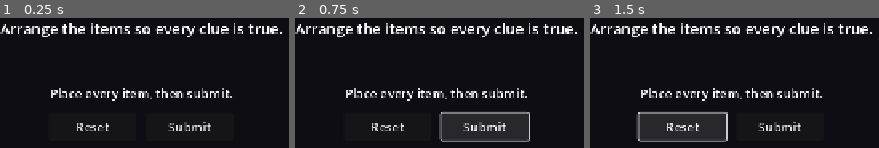
Above: before the commit, frames 1-3 (left to right).
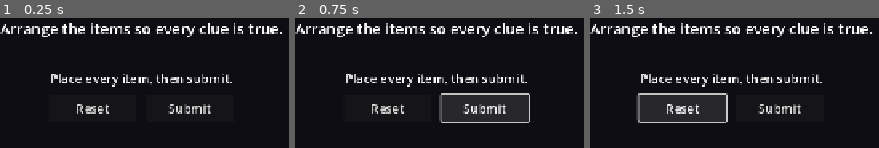
Above: after the commit, the same moments.

Repository: M-Mashreghi/MindForge
Game: Godot game, scene res://game/scenes/puzzles/logic/logic_renderer.tscn
The game is run twice, just before and just after one commit, with the same random seed, the same clock (stepped at 60 frames per second) and the same inputs. This scene is started directly instead of the project's main scene.
Inputs:
- Up to frame 1 (0.25 s): no input
- Up to frame 2 (0.75 s): click "Submit" at 0.5 s
- Up to frame 3 (1.5 s): click "Reset" at 1.25 s

The runs differ from the first frame. In frame 1, 5.9% of the frame differs, in the area x 17-81%, y 43-87%; in frame 2, 14%; in frame 3, 14%, in the area x 15-81%, y 43-96%.

Commit message:
fix(2.5): readable logic item buttons and focus after placing
- lay out each item's shape and name side by side (they overlapped)
- visible styled slots; placed items fade in the palette
- focus moves to the next unplaced item, then to Submit
- shared cell style helper for puzzle grids

Co-Authored-By: Claude Opus 5.5 (1M context) <noreply@anthropic.com>

Diff:
--- a/game/scenes/puzzles/logic/logic_renderer.gd
+++ b/game/scenes/puzzles/logic/logic_renderer.gd
@@ -9,9 +9,10 @@
 
 const SymbolGlyph := preload("res://game/scenes/puzzles/symbol_glyph.gd")
 const LogicBoard := preload("res://game/scripts/puzzles/logic_board.gd")
+const PuzzleStyles := preload("res://game/scenes/puzzles/puzzle_styles.gd")
 
-const SLOT_SIZE := Vector2(92, 92)
-const ITEM_SIZE := Vector2(132, 64)
+const SLOT_SIZE := Vector2(80, 80)
+const ITEM_SIZE := Vector2(140, 56)
 
 @onready var _clue_list: VBoxContainer = %ClueList
 @onready var _slot_row: HBoxContainer = %SlotRow
@@ -43,6 +44,8 @@
 		var slot := Button.new()
 		slot.custom_minimum_size = SLOT_SIZE
 		slot.focus_mode = Control.FOCUS_ALL
+		slot.add_theme_font_size_override("font_size", 26)
+		PuzzleStyles.apply_cell_style(slot)
 		slot.pressed.connect(_on_slot_pressed.bind(i))
 		var glyph := SymbolGlyph.new()
 		glyph.set_anchors_and_offsets_preset(Control.PRESET_FULL_RECT)
@@ -53,14 +56,27 @@
 		var button := Button.new()
 		button.custom_minimum_size = ITEM_SIZE
 		button.focus_mode = Control.FOCUS_ALL
-		button.text = "      " + _label(item)
-		button.alignment = HORIZONTAL_ALIGNMENT_LEFT
-		button.add_theme_font_size_override("font_size", 20)
+		button.tooltip_text = _label(item)
+		button.set_meta("item", item)
+		# Glyph + name laid out inside the button so they never overlap.
+		var row := HBoxContainer.new()
+		row.mouse_filter = Control.MOUSE_FILTER_IGNORE
+		row.set_anchors_and_offsets_preset(Control.PRESET_FULL_RECT)
+		row.offset_left = 8
+		row.add_theme_constant_override("separation", 6)
 		var glyph := SymbolGlyph.new()
 		glyph.symbol = item
-		glyph.position = Vector2(6, 8)
-		glyph.size = Vector2(48, 48)
-		button.add_child(glyph)
+		glyph.custom_minimum_size = Vector2(48, 48)
+		glyph.size_flags_vertical = Control.SIZE_SHRINK_CENTER
+		row.add_child(glyph)
+		var name_label := Label.new()
+		name_label.text = _label(item)
+		name_label.mouse_filter = Control.MOUSE_FILTER_IGNORE
+		name_label.vertical_alignment = VERTICAL_ALIGNMENT_CENTER
+		name_label.size_flags_vertical = Control.SIZE_FILL
+		name_label.add_theme_font_size_override("font_size", 20)
+		row.add_child(name_label)
+		button.add_child(row)
 		button.pressed.connect(_on_item_pressed.bind(item))
 		_item_row.add_child(button)
 		item_buttons.append(button)
@@ -95,6 +111,18 @@
 	if _input_enabled:
 		_feedback_text = ""
 		board.place(item)
+		_focus_next_control()
+
+
+## Keeps keyboard/controller focus on something usable after a placement:
+## the next unplaced item, or Submit once the board is full.
+func _focus_next_control() -> void:
+	for button in item_buttons:
+		if not button.disabled:
+			button.grab_focus()
+			return
+	if not _submit_button.disabled:
+		_submit_button.grab_focus()
 
 
 func _on_slot_pressed(slot: int) -> void:
@@ -123,8 +151,9 @@
 		slot_buttons[i].text = "" if item != "" else str(i + 1)
 		slot_buttons[i].tooltip_text = _label(item) if item != "" else "Empty slot %d" % (i + 1)
 	for button in item_buttons:
-		var item: String = button.get_child(0).symbol
+		var item: String = button.get_meta("item")
 		button.disabled = not _input_enabled or board.is_placed(item)
+		button.modulate.a = 0.45 if board.is_placed(item) else 1.0
 	_submit_button.disabled = not _input_enabled or not board.is_complete()
 	_reset_button.disabled = not _input_enabled
 	if _feedback_text != "":
--- a/game/scenes/puzzles/logic/logic_renderer.tscn
+++ b/game/scenes/puzzles/logic/logic_renderer.tscn
@@ -3,7 +3,7 @@
 [ext_resource type="Script" path="res://game/scenes/puzzles/logic/logic_renderer.gd" id="1_logic"]
 
 [node name="LogicRenderer" type="VBoxContainer"]
-theme_override_constants/separation = 18
+theme_override_constants/separation = 12
 script = ExtResource("1_logic")
 
 [node name="Instruction" type="Label" parent="."]
--- /dev/null
+++ b/game/scenes/puzzles/puzzle_styles.gd
@@ -0,0 +1,25 @@
+extends RefCounted
+## Shared placeholder styles for puzzle cells/slots, so empty cells stay
+## visible against the dark host panel.
+
+const CELL_BG := Color(0.2, 0.19, 0.28)
+const CELL_BG_HOVER := Color(0.26, 0.24, 0.36)
+const CELL_BORDER := Color(0.45, 0.42, 0.6)
+const CELL_FOCUS := Color(0.95, 0.9, 1.0)
+
+
+static func apply_cell_style(button: Button) -> void:
+	button.add_theme_stylebox_override("normal", _box(CELL_BG, CELL_BORDER, 1))
+	button.add_theme_stylebox_override("hover", _box(CELL_BG_HOVER, CELL_BORDER, 1))
+	button.add_theme_stylebox_override("pressed", _box(CELL_BG_HOVER, CELL_FOCUS, 2))
+	button.add_theme_stylebox_override("disabled", _box(CELL_BG.darkened(0.25), CELL_BORDER.darkened(0.4), 1))
+	button.add_theme_stylebox_override("focus", _box(Color(0, 0, 0, 0), CELL_FOCUS, 3))
+
+
+static func _box(bg: Color, border: Color, width: int) -> StyleBoxFlat:
+	var box := StyleBoxFlat.new()
+	box.bg_color = bg
+	box.border_color = border
+	box.set_border_width_all(width)
+	box.set_corner_radius_all(6)
+	return box
--- a/tests/integration/test_logic_renderer.gd
+++ b/tests/integration/test_logic_renderer.gd
@@ -87,3 +87,13 @@
 	r.item_buttons[0].pressed.emit()
 	check_eq(r.board.order(), ["", "", ""], "input ignored when disabled")
 	check(r.initial_focus() == r.item_buttons[0], "first item gets focus")
+
+
+func test_focus_moves_to_next_item_then_submit() -> void:
+	var r := await _make()
+	r.item_buttons[0].grab_focus()
+	r.item_buttons[0].pressed.emit()
+	check(r.get_viewport().gui_get_focus_owner() == r.item_buttons[1], "focus moves to next unplaced item")
+	r.item_buttons[1].pressed.emit()
+	r.item_buttons[2].pressed.emit()
+	check(r.get_viewport().gui_get_focus_owner() == r.find_child("SubmitButton"), "focus on Submit when full")
Not shown, added: game/scenes/puzzles/puzzle_styles.gd.uid
